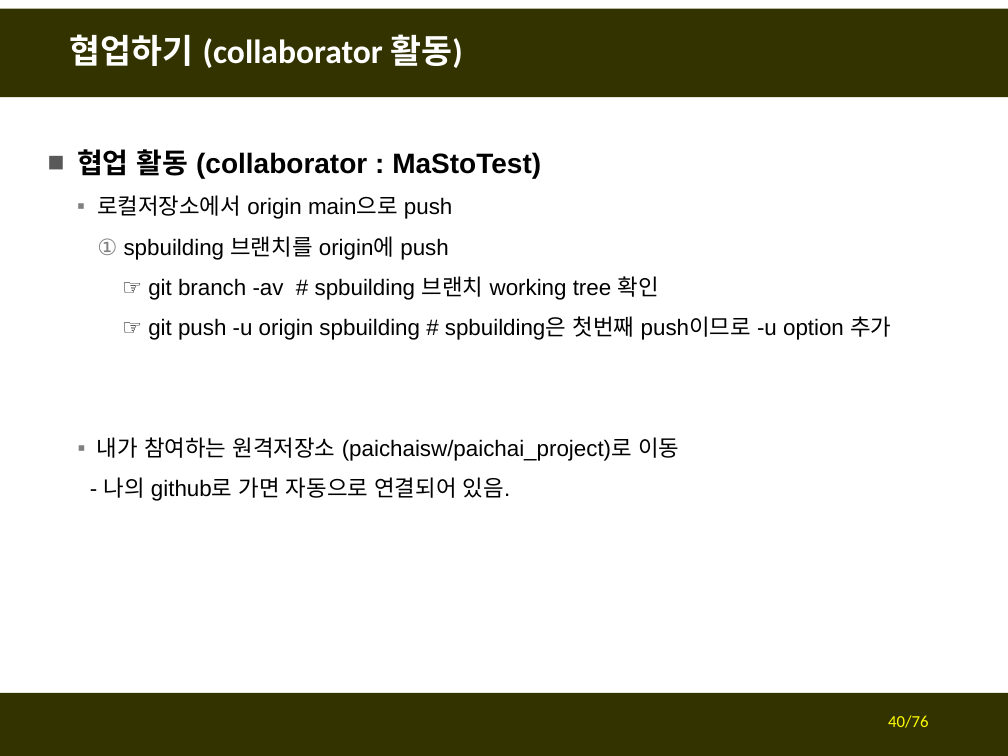
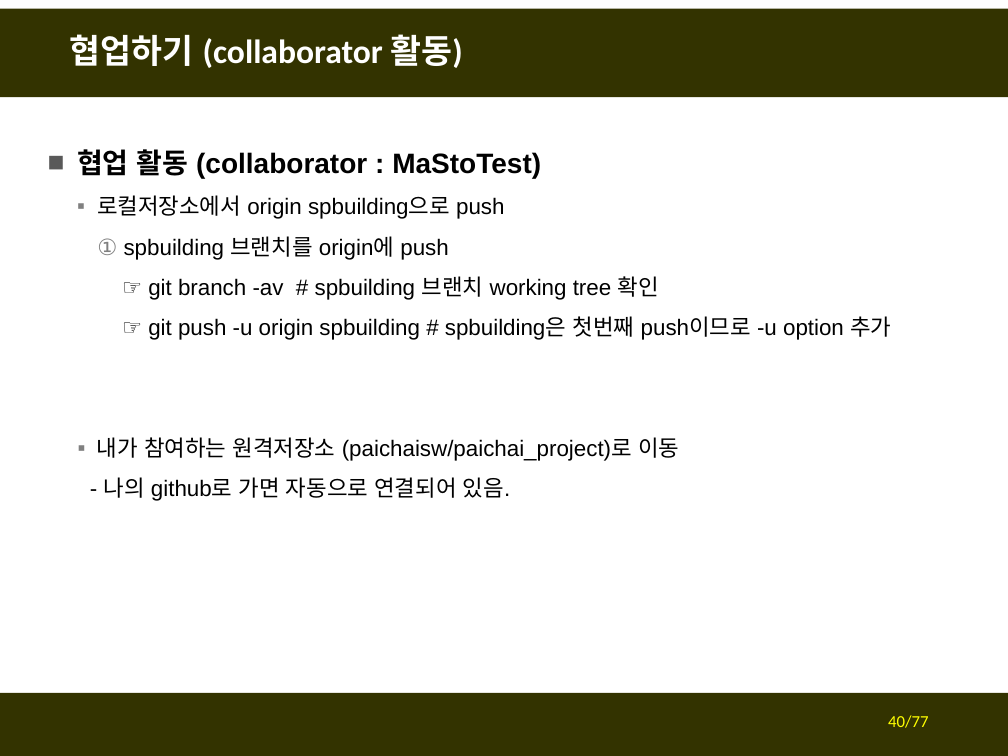
Before and after one commit to fasthill/github-lecture, a slide deck: slide 40 of git및github첫걸음4-협업하기.pptx. Drawn at 1008x756 pixels with LibreOffice and Linux fonts; fonts in the diff are those of the drawing. Boxes give left, top, right and bottom in pixels: in the first picture for what was removed or moved away, otherwise in the second. Text is boxed around its words. In the diff, an @@ line names an element or a change of style, - is before the commit and + after.

```diff
--- a/git및github첫걸음4-협업하기.pptx
+++ b/git및github첫걸음4-협업하기.pptx
@@ text at (97, 195, 504, 219): text changed @@
-  ▪ 로컬저장소에서 origin main으로 push
+  ▪ 로컬저장소에서 origin spbuilding으로 push
@@ page number at (888, 715, 928, 728): text changed @@
-40/76
+40/77
```
Also in this commit, not shown: 9 other slides changed.
